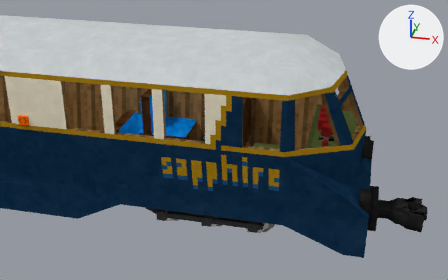
Renders of the Blender file src/main/assets/immersiverailroading/models/rolling_stock/kitsune_sapphire_express/sapphire_express_5.blend from each side of a commit.
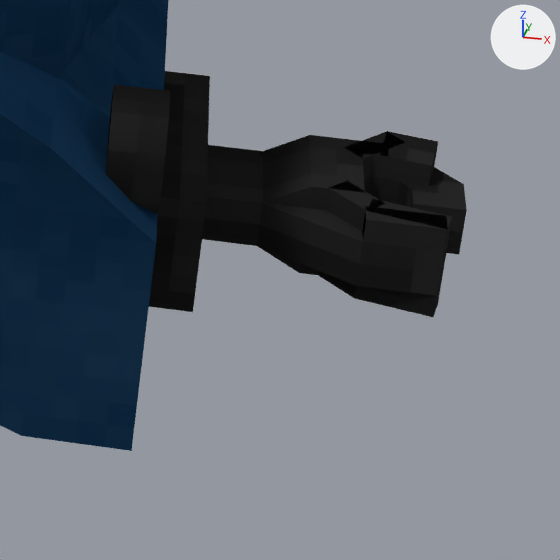
Old and new are each drawn from a 50 mm lens placed at (4.78, -7.28, 4.72), pointed at (3.09, -0.16, 1.22) and again close up on the part from 76% to 99% of the width and 62% to 99% of the height. The lights are fixed; the arrows at upper right show +X, +Y and +Z. The last two pictures show the newer version.

In view in the first close-up: 'COUPLED_REAR_3_HIDE', 'COUPLER_ENGAGED_REAR_2_TOGGLE_LABEL_Uncouple', 'FRAME_ext_body.001', 'lamp.005'.
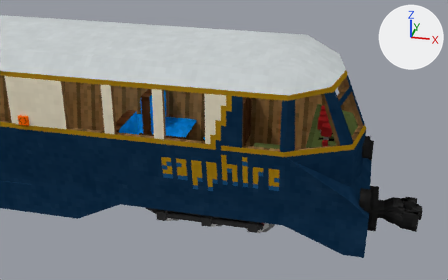
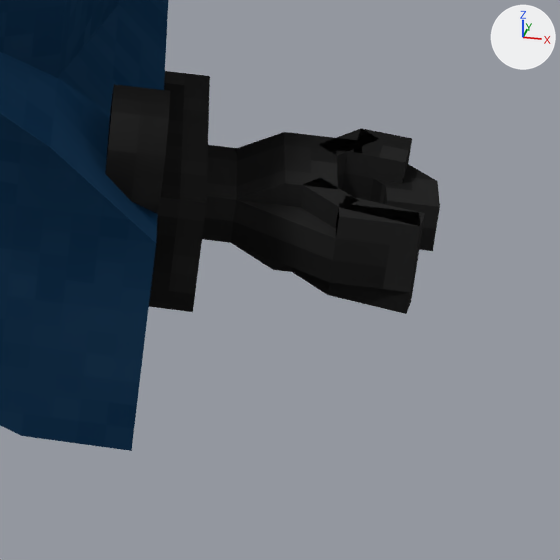
What changed in the scene script:
```text
Change me_knuckle_001:
    used by ob_coupled_rear_3_hide; location = (4.938, 0.0, 0.375)
    remove me_knuckle_001.from_pydata(...)  # 120 vertices, 89 faces; spans x 0.125..0.812, y -0.25..0.188, z -0.125..0.125
    add me_knuckle_001.from_pydata(...)  # 120 vertices, 89 faces; spans x 0.062..0.75, y -0.25..0.188, z -0.125..0.125
    me_knuckle_001 part 1: the whole mesh is moved by (-0.062, 0.0, 0.0)
```

What differs and where, as boxes [x1, y1, x2, y2] in the close-ups (560 x 560 px):
'COUPLED_REAR_3_HIDE', moved: before [202, 131, 467, 317]; after [202, 128, 440, 314]
